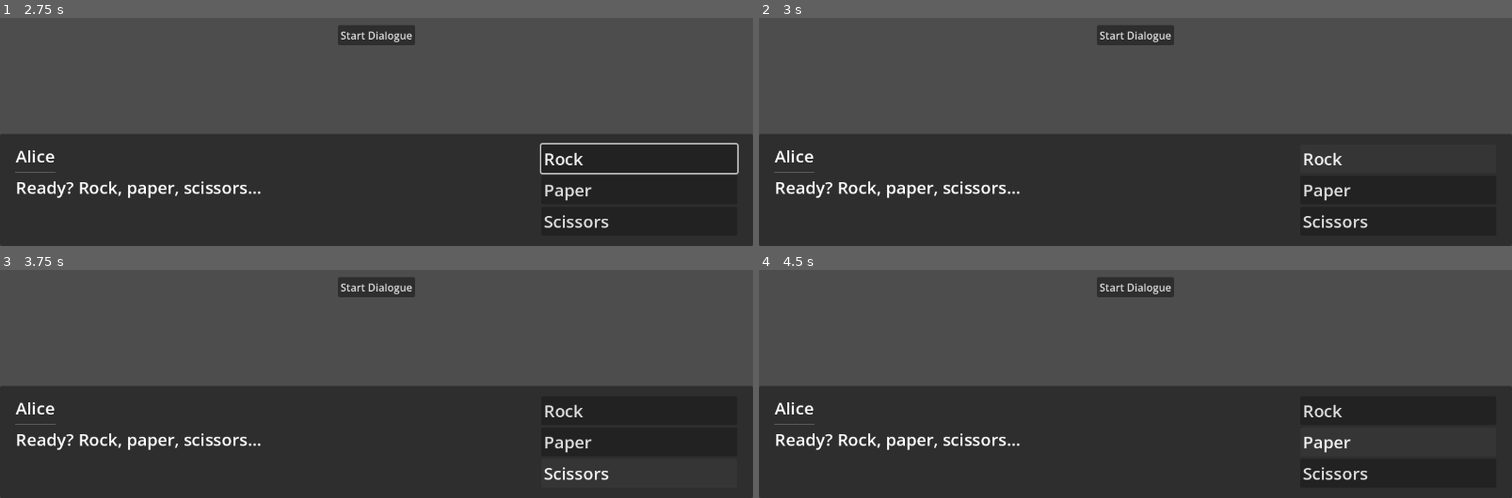
Above: before the commit, frames 1-4 (two rows, left to right).
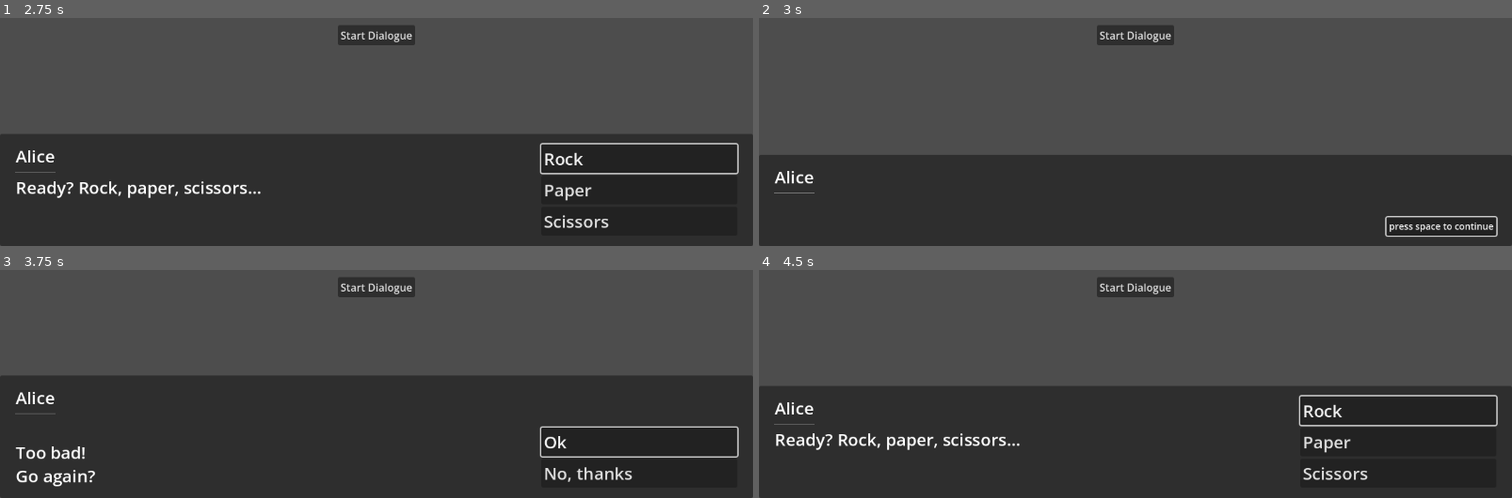
Above: after the commit, the same moments.

Repository: onebit-aidan-kris/scary-fish-jam
Game: Godot game, scene res://scenes/levels/dialoguedemo/dialogue_demo_level.tscn
Same seed, same stepped clock (60 frames per second), same inputs: the game is played once before the commit and once after it. This scene is started directly instead of the project's main scene.
Inputs (mouse positions are in pixels of both pictures, inside the frame that each line leads up to):
- Up to frame 1 (2.75 s): click "Start Dialogue" at 0.5 s; click "Start Dialogue" at 1.25 s; click "press space to continue" at 2 s
- Up to frame 2 (3 s): click "Rock" at 2.75 s
- Up to frame 3 (3.75 s): click (685, 477) at 3.5 s, where only the run after the commit has a clickable "press space to continue"
- Up to frame 4 (4.5 s): click (1399, 441) at 4.25 s, where only the run after the commit has a clickable "Ok"

Frame 1 is identical in both runs. In frame 2, 9.9% of the frame differs, in the area x 0-100%, y 51-97%; in frame 3, 6.9%; in frame 4, 0.5%.
Error in both runs: Cannot call method 'has_method' on a null value. (res://scripts/dialogue/dialogue_data.gd:20)

Commit message:
Add Walsh test dialogue

Diff:
--- /dev/null
+++ b/project/assets/dialogue/walsh_test.json
@@ -0,0 +1,29 @@
+{
+	"events": {
+		"start": {
+			"next": [
+				"has_met",
+				"intro"
+			]
+		},
+		"intro": {
+			"speaker": "Walsh",
+			"text": [
+				"You must be the new fella.",
+				"I'm Captain Walsh."
+			],
+			"callback": {
+				"name": "met_walsh"
+			}
+		},
+		"has_met": {
+			"conds": [
+				"has_met_walsh"
+			],
+			"speaker": "Walsh",
+			"text": [
+				"I'm very busy"
+			]
+		}
+	}
+}
--- a/project/scenes/levels/town/capn_walsh.gd
+++ /dev/null
@@ -1,24 +0,0 @@
-extends HumanCharacter
-
-const SPEED = 300.0
-const JUMP_VELOCITY = -400.0
-
-
-func _physics_process(delta: float) -> void:
-	# Add the gravity.
-	if not is_on_floor():
-		velocity += get_gravity() * delta
-
-	# Handle jump.
-	if Input.is_action_just_pressed("ui_accept") and is_on_floor():
-		velocity.y = JUMP_VELOCITY
-
-	# Get the input direction and handle the movement/deceleration.
-	# As good practice, you should replace UI actions with custom gameplay actions.
-	var direction := Input.get_axis("ui_left", "ui_right")
-	if direction:
-		velocity.x = direction * SPEED
-	else:
-		velocity.x = move_toward(velocity.x, 0, SPEED)
-
-	move_and_slide()
--- a/project/scenes/levels/town/human_character.gd
+++ b/project/scenes/levels/town/human_character.gd
@@ -2,6 +2,7 @@
 class_name HumanCharacter
 extends CharacterBody2D
 
+@warning_ignore("unused_signal")
 signal interacted
 
 enum Direction {
--- a/project/scenes/levels/town/town_level.tscn
+++ b/project/scenes/levels/town/town_level.tscn
@@ -1,10 +1,11 @@
 [gd_scene format=4 uid="uid://b6mr0x45oaqyx"]
 
 [ext_resource type="Script" uid="uid://bu2q2x32c2nug" path="res://scripts/components/level_config.gd" id="1_dhged"]
+[ext_resource type="Script" uid="uid://bpqx12vt5uh73" path="res://scenes/levels/town/town_state.gd" id="2_61x2n"]
 [ext_resource type="TileSet" uid="uid://0m1qnrql7ksf" path="res://assets/tiles/placeholder_tileset.tres" id="2_g6o05"]
 [ext_resource type="PackedScene" uid="uid://dg8or08jgcptp" path="res://scenes/levels/town/human_character.tscn" id="3_g6o05"]
 [ext_resource type="SpriteFrames" uid="uid://ckbo7ly65qhh3" path="res://assets/spritesheets/capn.tres" id="4_p7w6r"]
-[ext_resource type="Script" uid="uid://cc52ihbsr0lix" path="res://scenes/levels/town/interactable_test.gd" id="5_i3kfa"]
+[ext_resource type="Script" uid="uid://cws8nhjc45fo7" path="res://scripts/dialogue/dialogue_entry.gd" id="6_5sm54"]
 
 [node name="TownLevel" type="Node2D" unique_id=195204190]
 y_sort_enabled = true
@@ -14,6 +15,9 @@
 script = ExtResource("1_dhged")
 skip_main_menu = true
 metadata/_custom_type_script = "uid://bu2q2x32c2nug"
+
+[node name="TownState" type="Node" parent="." unique_id=1254822420]
+script = ExtResource("2_61x2n")
 
 [node name="TileData" type="Node2D" parent="." unique_id=1192714371]
 y_sort_enabled = true
@@ -40,5 +44,9 @@
 animating = true
 animating_speed_scale = 0.5
 
-[node name="Node" type="Node" parent="CapnWalsh" unique_id=909609399]
-script = ExtResource("5_i3kfa")
+[node name="DialogueEntry" type="Node" parent="CapnWalsh" unique_id=1984655956 node_paths=PackedStringArray("state")]
+script = ExtResource("6_5sm54")
+json_path = "res://assets/dialogue/walsh_test.json"
+parent_signal_trigger = &"interacted"
+state = NodePath("../../TownState")
+metadata/_custom_type_script = "uid://cws8nhjc45fo7"
--- /dev/null
+++ b/project/scenes/levels/town/town_state.gd
@@ -0,0 +1,8 @@
+extends Node
+
+@export var has_met_walsh := false
+
+
+func met_walsh() -> void:
+	has_met_walsh = true
+	print("player met Walsh")
--- a/project/scripts/dialogue/dialogue_entry.gd
+++ b/project/scripts/dialogue/dialogue_entry.gd
@@ -6,7 +6,7 @@
 @export var entry_name := "start"
 @export var auto_start := false
 
-@export var trigger_on_parent_signal: StringName
+@export var parent_signal_trigger: StringName
 @export var state: Node
 
 var _dialogue_data := DialogueData.new()
@@ -15,6 +15,12 @@
 
 
 func _ready() -> void:
+	if parent_signal_trigger:
+		if get_parent().has_signal(parent_signal_trigger):
+			util.aok(get_parent().connect(parent_signal_trigger, start))
+		else:
+			assert(false, str("parent does not have signal: ", parent_signal_trigger))
+
 	match util.parse_json_file(json_path):
 		[var data, OK]:
 			var res := gdserde.deserialize_object(_dialogue_data, data)
@@ -87,19 +93,15 @@
 			_current_choices.push_back(choice)
 			util.expect_false(choice_texts.push_back(choice.text))
 
+	_call_callback(event.callback)
+
 	gamestate.dialogue_layer.render(speaker, text, choice_texts)
 
 
 func _on_advance(index: int) -> void:
 	if _current_choices:
 		var choice := _current_choices[index]
-		if choice.callback.name:
-			print(choice.callback.name, choice.callback.args)
-			assert(
-				state.has_method(choice.callback.name),
-				str("State object does not have method: ", choice.callback.name),
-			)
-			state.callv(choice.callback.name, choice.callback.args)
+		_call_callback(choice.callback)
 		_current_event_key = choice.next
 	else:
 		_current_event_key = _dialogue_data.get_next(state, _current_event_key)
@@ -107,6 +109,16 @@
 	_start_next_event()
 
 
+func _call_callback(callback: DialogueEvent.DialogueCallback) -> void:
+	if callback.name:
+		print(callback.name, callback.args)
+		assert(
+			state.has_method(callback.name),
+			str("State object does not have method: ", callback.name),
+		)
+		state.callv(callback.name, callback.args)
+
+
 func stop() -> void:
 	gamestate.dialogue_layer.advanced.disconnect(_on_advance)
 	gamestate.dialogue_layer.hide()
--- a/project/scripts/dialogue/dialogue_event.gd
+++ b/project/scripts/dialogue/dialogue_event.gd
@@ -12,6 +12,7 @@
 			&"choices",
 			gdserde.Spec.array(gdserde.Spec.object(DialogueChoice)),
 		).optional(),
+		gdserde.Field.new(&"callback", gdserde.Spec.object(DialogueCallback)).optional(),
 	]
 
 
@@ -20,6 +21,7 @@
 var text: PackedStringArray
 var next: PackedStringArray
 var choices: Array[DialogueChoice]
+var callback := DialogueCallback.new()
 
 
 class DialogueCallback:
Not shown, removed: project/scenes/levels/town/capn_walsh.gd.uid
Not shown, added: project/scenes/levels/town/town_state.gd.uid
